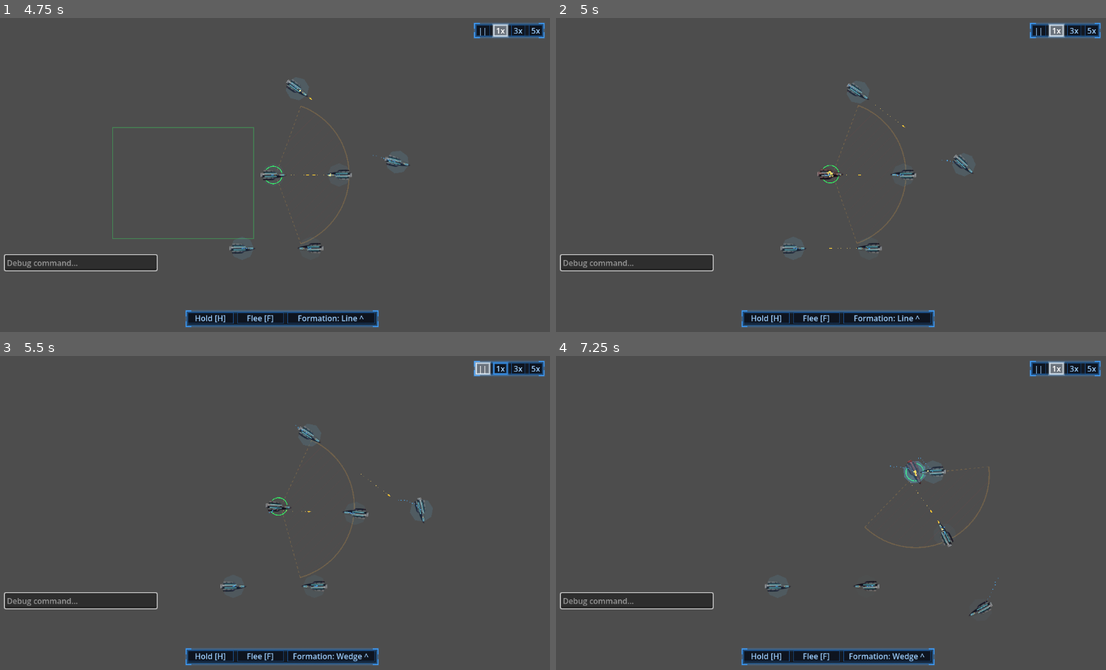
Above: before the commit, frames 1-4 (two rows, left to right).
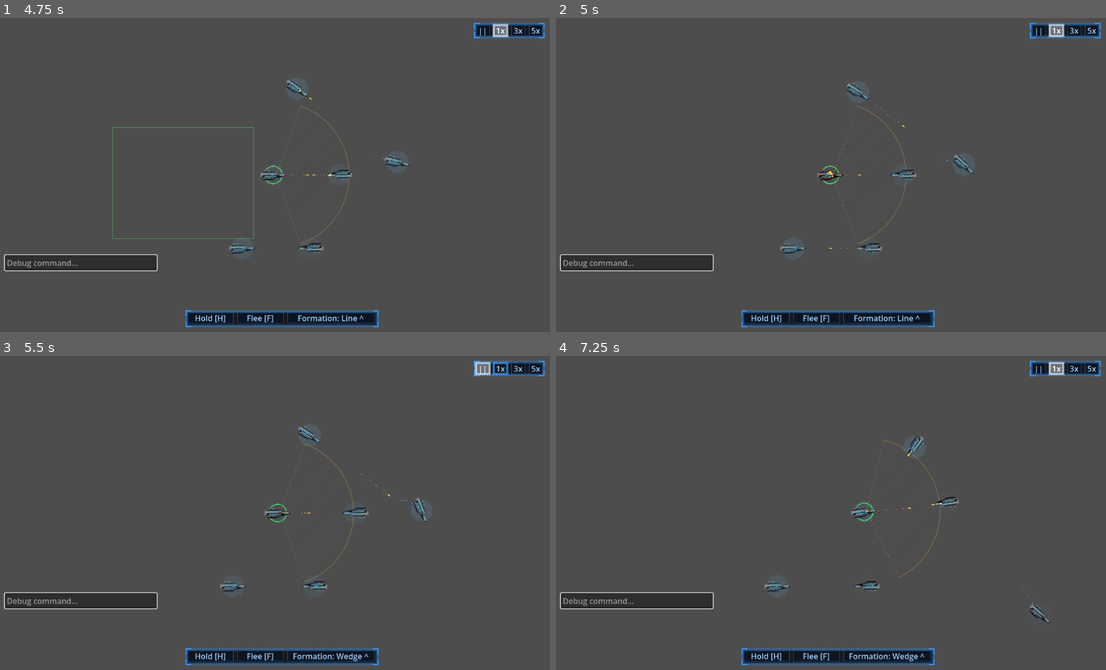
Above: after the commit, the same moments.

Repository: darthlemi/SpaceGame
Game: Godot game, scene res://scenes/combat/combat_scene.tscn
Same seed, same stepped clock (60 frames per second), same inputs: the game is played once before the commit and once after it. This scene is started directly instead of the project's main scene.
Inputs (mouse positions are in pixels of both pictures, inside the frame that each line leads up to):
- Up to frame 1 (4.75 s): click (82, 262) at 0.52 s; type "12" at 0.6 s; tap Enter at 1.25 s; move the mouse to (407, 159) at 1.27 s; hold D 1.28-2 s; hold 4 (formation_box) 1.28-2 s; click (407, 159) at 1.42 s; tap Space at 1.52 s; click "||" at 2 s; drag from (170, 190) to (324, 175) at 2.77 s; move the mouse to (341, 105) at 3.52 s; hold D 3.53-4.25 s; hold 2 (formation_line) 3.53-4.25 s; drag from (253, 237) to (115, 127) at 4.27 s
- Up to frame 2 (5 s): no input
- Up to frame 3 (5.5 s): move the mouse to (451, 560) at 5.02 s; hold A from 5.03 s (still down); hold 3 (formation_wedge) from 5.03 s (still down); tap Space at 5.27 s
- Up to frame 4 (7.25 s): release A at 5.75 s; release 3 (formation_wedge) at 5.75 s; click "1x" at 5.75 s; drag from (671, 465) to (825, 585) at 6.52 s

Frame 1 is identical in both runs. In frame 2, 0.2% of the frame differs, in the area x 47-66%, y 27-73%; in frame 3, 0.5%; in frame 4, 1.0%, in the area x 53-90%, y 25-86%.

Commit message:
Latch the attack-run break point so runs repeat; final review fixes
Co-Authored-By: Claude Opus 5.5 <noreply@anthropic.com>

Diff:
--- a/scripts/combat/combat_scene.gd
+++ b/scripts/combat/combat_scene.gd
@@ -178,7 +178,8 @@
 	var sum := Vector2.ZERO
 	var count := 0
 	for ship in fleet:
-		if is_instance_valid(ship):
+		# A fled ship is hidden where it jumped, so spawning there looks like thin air.
+		if is_instance_valid(ship) and not ship.has_fled:
 			sum += ship.global_position
 			count += 1
 	return sum / count if count > 0 else Vector2(500, 300)
--- a/scripts/combat/combat_tactics.gd
+++ b/scripts/combat/combat_tactics.gd
@@ -14,6 +14,10 @@
 const RUN_BREAK_FRACTION := 0.35
 # Turn back in once the ship has opened out to this fraction of run range.
 const RUN_RESET_FRACTION := 0.9
+# Seconds of closing speed added to the break distance: a fast ship turns away before it rams.
+const RUN_BREAK_LEAD_TIME := 0.8
+# Within this many pixels of its latched break point, a ship counts as out and turns back in.
+const RUN_BREAK_ARRIVAL_RADIUS := 40.0
 # Extra room beyond the enemy's reach when kiting.
 const KITE_MARGIN := 40.0
 # Radians between neighbouring attackers' approach bearings.
--- a/scripts/ship/ship.gd
+++ b/scripts/ship/ship.gd
@@ -48,7 +48,11 @@
 var _run_phase: CombatTactics.RunPhase = CombatTactics.RunPhase.INBOUND
 # Cleared every tick, so a ship that stops fighting drops out of its allies' spread.
 var _engaged_target: Node2D = null
+# Whether that engage parked; allies spread only around parked ships, not sweeping runs.
+var _parking: bool = false
 var _run_target_id: int = 0
+# Latched at the break, as an offset from the target so a moving target carries it.
+var _run_break_offset: Vector2 = Vector2.ZERO
 # What idle HOLD is engaging, re-picked every RETARGET_INTERVAL.
 var _idle_target: Node2D = null
 var _retarget_timer: float = 0.0
@@ -144,6 +148,9 @@
 # The target _engage last ran against, or null. Allies use it to find who shares a target.
 func engaging_target() -> Node2D:
 	return _engaged_target if is_instance_valid(_engaged_target) else null
+
+func is_parking() -> bool:
+	return _parking and engaging_target() != null
 
 # What idle HOLD is currently engaging, or null.
 func idle_target() -> Node2D:
@@ -214,6 +221,7 @@
 
 func _physics_process(delta: float) -> void:
 	_engaged_target = null
+	_parking = false
 	_process_order_movement(delta)
 	move_and_slide()
 	_process_weapons()
@@ -258,6 +266,7 @@
 	if CombatTactics.tactic_for(weapons, engine.turn_rate) == CombatTactics.Tactic.RUN:
 		_run_at(target, weapons, delta)
 	else:
+		_parking = true
 		_park_at(target, standoff, delta)
 
 # Fixed forward guns can't track: fly at the target, then peel off and come round again.
@@ -268,16 +277,29 @@
 		_run_target_id = target.get_instance_id()
 		_run_phase = CombatTactics.RunPhase.INBOUND
 	var run_range := Ship.best_engagement_range(weapons)
-	var hull_floor := hit_radius + ENGAGE_HULL_GAP
-	_run_phase = CombatTactics.next_run_phase(_run_phase, CombatTactics.edge_distance(global_position, target), run_range, hull_floor)
+	var away := global_position - target_pos
+	var away_dir := away.normalized() if away.length() > 0.01 else Vector2.LEFT.rotated(rotation)
+	var body := target as CharacterBody2D
+	var target_velocity := body.velocity if body != null else Vector2.ZERO
+	var closing_speed := maxf((velocity - target_velocity).dot(-away_dir), 0.0)
+	var break_floor := hit_radius + ENGAGE_HULL_GAP + closing_speed * CombatTactics.RUN_BREAK_LEAD_TIME
+	var phase := CombatTactics.next_run_phase(_run_phase, CombatTactics.edge_distance(global_position, target), run_range, break_floor)
+	if phase == CombatTactics.RunPhase.BREAK and _run_phase == CombatTactics.RunPhase.INBOUND:
+		# A point re-aimed off the current bearing every tick pulls the ship into an orbit.
+		var side := 1.0 if get_instance_id() % 2 == 0 else -1.0
+		# Run range is an edge distance, so add the radius to land at it.
+		_run_break_offset = away_dir.rotated(side * PI / 3.0) * (run_range + _hit_radius_of(target))
+	var break_point := target_pos + _run_break_offset
+	# A point past a wall would strand the ship against it.
+	var inner := arena_rect.grow(-2.0 * hit_radius)
+	if arena_rect.has_area() and inner.size.x > 0.0 and inner.size.y > 0.0:
+		break_point = break_point.clamp(inner.position, inner.end)
+	if phase == CombatTactics.RunPhase.BREAK and global_position.distance_to(break_point) <= CombatTactics.RUN_BREAK_ARRIVAL_RADIUS:
+		phase = CombatTactics.RunPhase.INBOUND
+	_run_phase = phase
 	if _run_phase == CombatTactics.RunPhase.INBOUND:
 		_steer_to(target_pos, delta)
 		return
-	var away := global_position - target_pos
-	var away_dir := away.normalized() if away.length() > 0.01 else Vector2.LEFT.rotated(rotation)
-	var side := 1.0 if get_instance_id() % 2 == 0 else -1.0
-	# Run range is an edge distance, so add the radius to land at it.
-	var break_point := target_pos + away_dir.rotated(side * PI / 3.0) * (run_range + _hit_radius_of(target))
 	_steer_to(break_point, delta)
 
 # Holds the standoff on the line from target to ship, nose on the target so fixed and
@@ -329,7 +351,7 @@
 func _attackers_of(target: Node2D, allies: Array[Ship]) -> Array[Ship]:
 	var attackers: Array[Ship] = []
 	for ally in allies:
-		if ally == self or ally.engaging_target() == target:
+		if ally == self or (ally.is_parking() and ally.engaging_target() == target):
 			attackers.append(ally)
 	if not attackers.has(self):
 		attackers.append(self)
--- a/tests/test_ship_tactics.gd
+++ b/tests/test_ship_tactics.gd
@@ -9,6 +9,8 @@
 const Railgun = preload("res://resources/weapons/railgun.tres")
 
 const TEST_GROUP := &"test_tactics_targets"
+# Long enough for two railgun passes (4 s cooldown).
+const RUN_CHECK_TICKS := 720
 
 static func run_async(tree: SceneTree) -> Array[String]:
 	var failures: Array[String] = []
@@ -17,6 +19,7 @@
 	await _check_hold_idle_capital(tree, failures)
 	await _check_pd_only(tree, failures)
 	await _check_run(tree, failures)
+	await _check_run_near_wall(tree, failures)
 	await _check_park(tree, failures)
 	await _check_kite(tree, failures)
 	await _check_spread(tree, failures)
@@ -96,26 +99,55 @@
 static func _check_run(tree: SceneTree, failures: Array[String]) -> void:
 	var capital := await _spawn_dummy(tree, CapitalScene, Vector2(1000.0, 0.0), null)
 	var ship := await _spawn(tree, CorvetteScene, Vector2.ZERO, Railgun)
-	ship.execute_order(Order.attack_target(capital))
-	var break_edge := CombatTactics.RUN_BREAK_FRACTION * Railgun.weapon_range
-	var went_close := false
-	var reopened := false
-	for i in 600:
+	await _expect_repeated_runs(tree, ship, capital, "run_ship_repeats_passes", failures)
+	ship.queue_free()
+	capital.queue_free()
+
+# Approached along a wall from the side whose break point lies past it, so the latched point
+# must be clamped inside the arena for the runs to go on.
+static func _check_run_near_wall(tree: SceneTree, failures: Array[String]) -> void:
+	var capital := await _spawn_dummy(tree, CapitalScene, Vector2(1000.0, 100.0), null)
+	var ship := await _spawn(tree, CorvetteScene, Vector2.ZERO, Railgun)
+	var side := 1.0 if ship.get_instance_id() % 2 == 0 else -1.0
+	ship.global_position = capital.global_position + Vector2(-900.0 * side, 0.0)
+	ship.rotation = 0.0 if side > 0.0 else PI
+	ship.arena_rect = Rect2(0.0, 0.0, 2000.0, 1200.0)
+	await tree.physics_frame
+	await _expect_repeated_runs(tree, ship, capital, "run_ship_repeats_passes_near_wall", failures)
+	ship.queue_free()
+	capital.queue_free()
+
+# Two shots and a turn back in prove a second pass; a ship orbiting after one pass never
+# bears its fixed gun again. Shots show as the mount's cooldown jumping up.
+static func _expect_repeated_runs(tree: SceneTree, ship: Ship, target: Ship, label: String, failures: Array[String]) -> void:
+	ship.execute_order(Order.attack_target(target))
+	var hull_floor := ship.hit_radius + Ship.ENGAGE_HULL_GAP
+	var shots := 0
+	var returns := 0
+	var min_edge := INF
+	var left_arena := false
+	var last_cooldown := 0.0
+	var last_phase := ship._run_phase
+	for i in RUN_CHECK_TICKS:
 		await tree.physics_frame
 		if not is_instance_valid(ship):
 			break
-		var edge := CombatTactics.edge_distance(ship.global_position, capital)
-		if edge < break_edge:
-			went_close = true
-		elif went_close and edge > break_edge:
-			reopened = true
-			break
-	if not went_close:
-		failures.append("run_ship_closes_then_breaks: never closed inside %s" % break_edge)
-	elif not reopened:
-		failures.append("run_ship_closes_then_breaks: closed in but never opened out again")
-	ship.queue_free()
-	capital.queue_free()
+		min_edge = minf(min_edge, CombatTactics.edge_distance(ship.global_position, target))
+		if ship.arena_rect.has_area() and not ship.arena_rect.has_point(ship.global_position):
+			left_arena = true
+		if last_phase == CombatTactics.RunPhase.BREAK and ship._run_phase == CombatTactics.RunPhase.INBOUND:
+			returns += 1
+		last_phase = ship._run_phase
+		var cooldown: float = ship.weapon_mounts[0].cooldown_remaining
+		if cooldown > last_cooldown:
+			shots += 1
+		last_cooldown = cooldown
+	if returns < 1 or shots < 2:
+		failures.append("%s: expected a turn back in and 2 shots in %d ticks, got %d returns, %d shots" % [label, RUN_CHECK_TICKS, returns, shots])
+	if min_edge < hull_floor:
+		failures.append("%s: closed to edge %s, inside the hull floor %s" % [label, min_edge, hull_floor])
+	if left_arena:
+		failures.append("%s: left the arena" % label)
 
 static func _check_park(tree: SceneTree, failures: Array[String]) -> void:
 	var capital := await _spawn_dummy(tree, CapitalScene, Vector2(700.0, 0.0), null)
